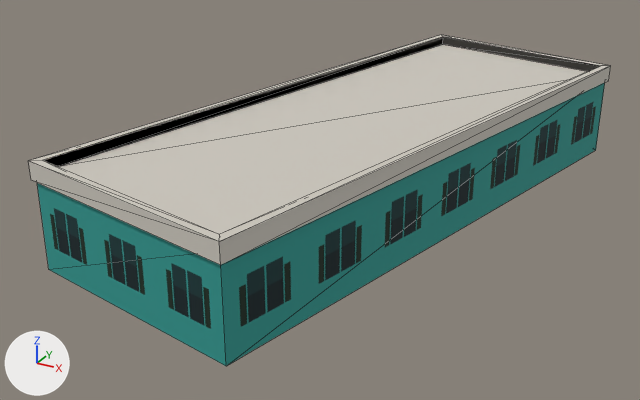
Renders of the glTF model game/models/hero/msb_noord_m13_m16.glb from each side of a commit.
Both versions are drawn from a camera (50 mm lens) standing at (17.6, -36.5, 15.5) and looking at (-1.5, -1.8, -1.9). Every picture has the same lights, and +X, +Y and +Z are marked at lower left. The older version comes first. Mesh edges are drawn as thin lines. Objects named as collision shapes, trigger or cutter boxes, shadow casters or lower levels of detail are left out. Where no turn or scale is listed for an object, it has been applied to the vertices. Vertices at exactly the same position are counted once.

The first picture shows 'msb_noord_m13_m16_lod0'.
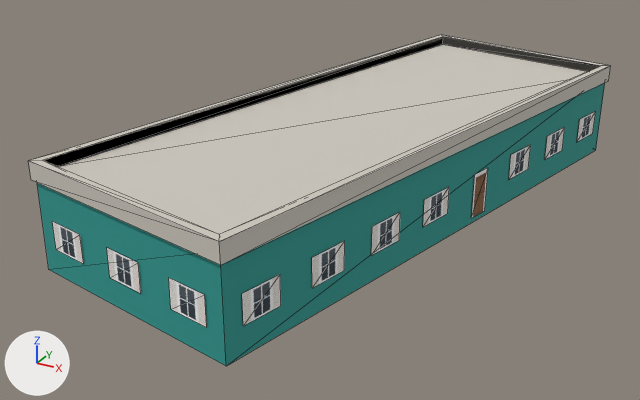
Boxes [x1, y1, x2, y2] around the edits, measured in the pictures (640 x 400 px):
part 1 of me_msb_noord_m13_m16_lod0, added: after [52, 112, 595, 327]
part 2 of me_msb_noord_m13_m16_lod0, recoloured: [47, 99, 599, 331] in both

The change in detail:
Picture 'ground_dec' (img_ground_dec) is new.
Material 'ground_dec' (mat_ground_dec) is new.
Uses the picture img_ground_dec.
me_msb_noord_m13_m16_lod0 is used by ob_msb_noord_m13_m16_lod0; location (-0.05, 0.0, 0.16).
me_msb_noord_m13_m16_lod0 had 24 vertices, 34 faces and spanned x -8.6..8.6, y -15.4..15.4, z -2.5..2.5.
me_msb_noord_m13_m16_lod0 now has 112 vertices, 78 faces and spans x -8.6..8.6, y -15.4..15.4, z -2.5..2.5.
Part 1, on me_msb_noord_m13_m16_lod0:
46 vertices are added at x -8.3..8.3, y -15.1..15.1, z -2.2..0.0.
42 new vertices lie (0.0, 0.0, 1.3) away from vertices in x -8.3..8.3, y -15.1..15.1, z -1.2.
44 new faces join them, mat_ground_dec.
me_msb_noord_m13_m16_lod0 part 2: 8 faces spanning x -8.5..8.5, y -15.2..15.2, z -2.5..2.0 switch from mat_ground to mat_trim.
me_msb_noord_m13_m16_lod0 gains material mat_ground_dec.
